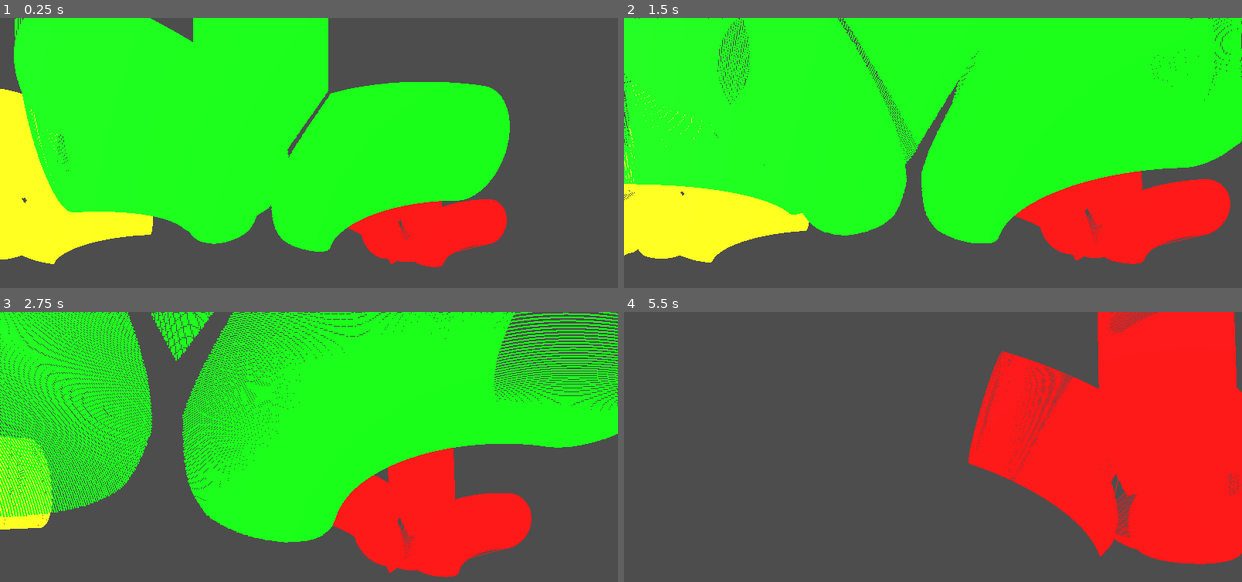
Above: before the commit, frames 1-4 (two rows, left to right).
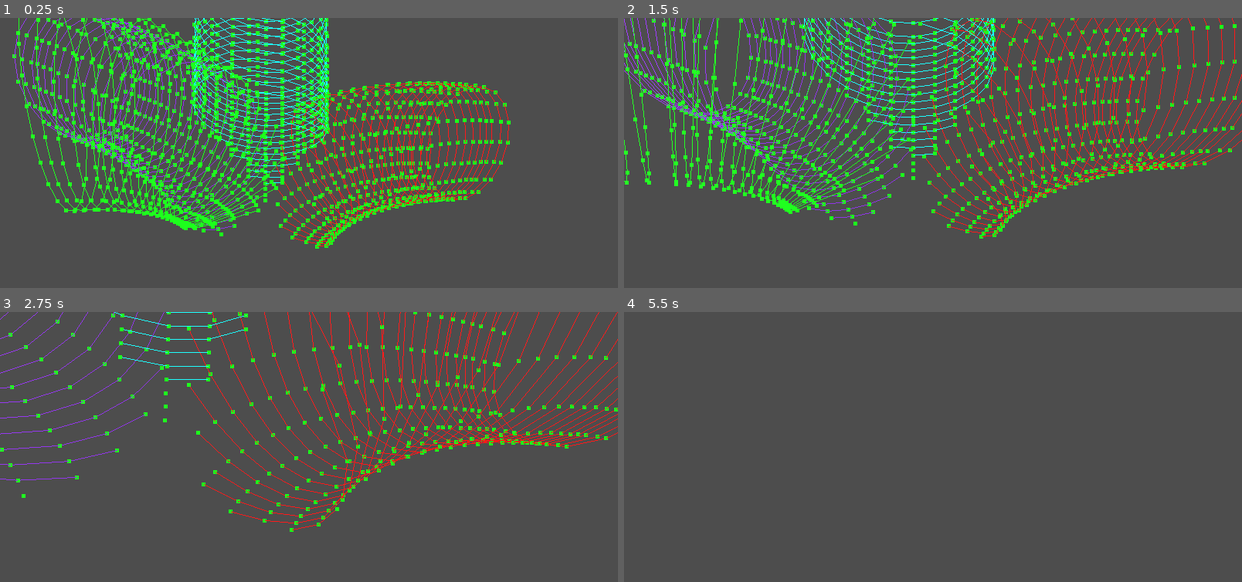
Above: after the commit, the same moments.

Repository: EpEpDragon/Modules
Game: Godot game, scene res://meshing_test.tscn
Two runs of this game, one before a commit and one after it. Both use one fixed random seed, a clock stepped at 60 frames per second and the inputs below.
Inputs (mouse positions are in pixels of both pictures, inside the frame that each line leads up to):
- Up to frame 1 (0.25 s): no input
- Up to frame 2 (1.5 s): tap Enter at 0.5 s; move the mouse to (963, 263) at 0.52 s; hold W (move_forward) from 0.53 s (still down); move the mouse to (902, 266) at 1.27 s
- Up to frame 3 (2.75 s): keep holding W (move_forward); move the mouse to (321, 549) at 2.02 s
- Up to frame 4 (5.5 s): keep holding W (move_forward); move the mouse to (926, 565) at 2.77 s; move the mouse to (976, 565) at 3.52 s; move the mouse to (883, 552) at 4.27 s; move the mouse to (939, 557) at 5.02 s

The runs differ from the first frame. In frame 1, 49% of the frame differs, in the area x 0-83%, y 0-93%; in frame 2, 71%, in the area x 0-100%, y 0-92%; in frame 3, 62%; in frame 4, 30%.

Commit message:
Structure data to generate mesh

Diff:
--- a/TreeGen/meshing_test.gd
+++ b/TreeGen/meshing_test.gd
@@ -1,12 +1,12 @@
 extends Node3D
 
-@export var bake_interval = 0.01
+@export var bake_interval = 0.1
 @export var padding = 0.00
 var debug_draw
 
-var circ_res = 120
-var point_cloud = DebugDraw2.new_point_cloud(Vector3.ZERO, 2, Color.GREEN)
-var color_arr = [Color.CYAN, Color.BLUE_VIOLET, Color.DARK_BLUE, Color.GREEN, Color.ORANGE_RED]
+var circ_res = 5
+var point_cloud = DebugDraw2.new_point_cloud(Vector3.ZERO, 5, Color.GREEN)
+var color_arr = [Color.CYAN, Color.BLUE_VIOLET, Color.RED, Color.GREEN, Color.ORANGE_RED]
 var line_segment = DebugDraw2.new_line_seg(Vector3(0,0,-5),Color.RED)
 
 
@@ -19,15 +19,27 @@
 	var cloud = generate_cloud(curves,0.5)
 	point_cloud.set_cloud(cloud)
 	point_cloud.construct()
-
-	line_segment.set_points(cloud)
-	line_segment.construct()
-
-	var lines = generate_line_segments(curves,0.5)
-	for l in lines:
-		var line_seg = DebugDraw2.new_line_seg(Vector3(-5,0,0),Color.YELLOW)
-		line_seg.set_points(l)
-		line_seg.construct()
+#
+#	line_segment.set_points(cloud)
+#	line_segment.construct()
+#
+#	var lines = generate_line_segments(curves,0.5)
+#	for l in lines:
+#		var line_seg = DebugDraw2.new_line_seg(Vector3(-5,0,0),Color.YELLOW)
+#		line_seg.set_points(l)
+#		line_seg.construct()
+
+	var branches = generate_vertices(curves,0.5)
+#	print("branches: " + str(vertices.size()))
+	for b_i in range(branches.size()):
+		for disc in branches[b_i]:
+#			print("discs: " + str(disc.size()))
+			for line in disc:
+				if line.size() > 0:
+#					print("line: " + line.size())
+					var line_seg = DebugDraw2.new_line_seg(Vector3(0,0,0),color_arr[b_i])
+					line_seg.set_points(line[POS])
+					line_seg.construct()
 
 # Generates the tightest portals from given curves (Limited by bake interval)
 # return portals : [point, radius, normal, point index on curve]
@@ -70,6 +82,7 @@
 
 
 	return portals
+
 
 func is_touching(n_b, p1, p2, n1, n2, r1, r2):
 	var S = p1.distance_to(p2)
@@ -109,6 +122,7 @@
 					cloud.push_back(p1[i])
 	return cloud
 
+
 func generate_line_segments(curves,r):
 	for c in curves:
 		c.set_bake_interval(bake_interval)
@@ -118,7 +132,7 @@
 		var s_pos1 = curves[c_i1].get_baked_points() # sphere points 1
 		var prev1 = -n_b
 		for s_i1 in range(s_pos1.size()):
-			var line_points:PackedVector3Array
+			var line_points = []
 			var n1 = (s_pos1[s_i1] - prev1).normalized()
 			prev1 = s_pos1[s_i1]
 			var p1 = gen_circle(s_pos1[s_i1], r,n1,circ_res)
@@ -148,6 +162,77 @@
 						line_seg.construct()
 						line_points = []
 	return lines
+
+
+enum {POS=0,DISC_INDEX=1} # Indices for lines
+func generate_vertices(curves,r):
+	for c in curves:
+		c.set_bake_interval(bake_interval)
+
+	var branches = []
+	var lines = []
+
+	var n_b = Vector3(0,1,0)
+	for c_i1 in range(curves.size()):
+		branches.push_back([])
+		var s_pos1 = curves[c_i1].get_baked_points() # sphere points 1
+		var prev1 = -n_b
+		for s_i in range(s_pos1.size()):
+#			print(discs)
+			var line_points = [[],[]]
+			var n1 = (s_pos1[s_i] - prev1).normalized()
+			prev1 = s_pos1[s_i]
+			var p1 = gen_circle(s_pos1[s_i], r,n1,circ_res)
+			var use_point = []
+			for i in p1:
+				use_point.push_back(true)
+
+			for c_i2 in range(curves.size()):
+				if c_i1 != c_i2:
+					var s_pos2 = curves[c_i2].get_baked_points() # sphere points 2
+					var s_i2 = min(s_i,s_pos2.size()-1)
+					for p_i in range(p1.size()):
+						if is_point_in_sphere(p1[p_i],s_pos2[s_i2],r+padding):
+							use_point[p_i] = false
+
+			for i in range(use_point.size()):
+				if use_point[i]:
+					line_points[POS].push_back(p1[i])
+					line_points[DISC_INDEX].push_back(i)
+					if i == use_point.size()-1 :
+#						print(str(s_i) + ": " + str(line_points))
+						lines.append(line_points)
+#						var line_seg = DebugDraw2.new_line_seg(Vector3(0,0,5),color_arr[c_i1])
+#						line_seg.set_points(line_points)
+#						line_seg.construct()
+					elif use_point[i+1] == false:
+						lines.append(line_points)
+#						print(str(s_i) + ": " + str(line_points))
+#						var line_seg = DebugDraw2.new_line_seg(Vector3(0,0,5),color_arr[c_i1])
+#						line_seg.set_points(line_points)
+#						line_seg.construct()
+						line_points = [[],[]]
+			if lines.size() > 0:
+#				print(str(s_i) + ": " + str(lines))
+				branches[c_i1].append(lines)
+				lines = []
+	print(branches[0].size())
+	return branches
+
+
+func generate_mesh(lines):
+	var mesh_imm = ImmediateMesh.new()
+	var mesh_inst = MeshInstance3D.new()
+
+	for l_i in range(lines.size()-1):
+		mesh_imm.surface_begin(Mesh.PRIMITIVE_TRIANGLE_STRIP)
+		mesh_imm.surface_set_normal(Vector3(0,0,1))
+		for p_i in range(lines[l_i].size()):
+			var p_i_next = min(p_i, lines[l_i+1].size()-1)
+			mesh_imm.surface_add_vertex(lines[l_i][p_i])
+			mesh_imm.surface_add_vertex(lines[l_i+1][p_i_next])
+		mesh_imm.surface_end()
+
 
 func is_point_in_sphere(p_pos, s_pos, r):
 	return (p_pos - s_pos).length() < r
